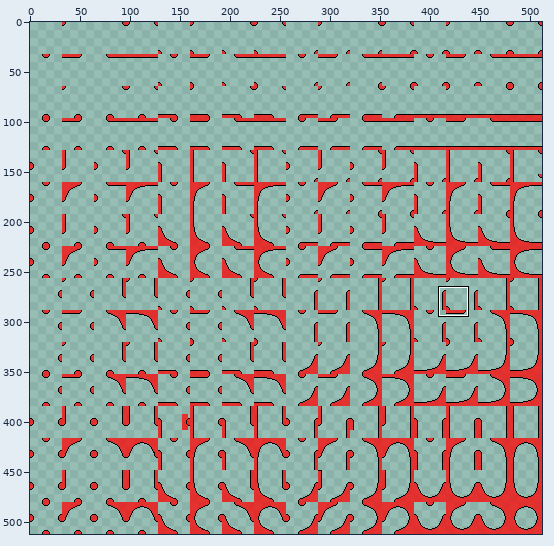
Sprite sheet: Solution/App/Resource/future_dot_1.png. The first picture is a wide view before the edit; the outline marks the close-up.
Close-up. The starting point:
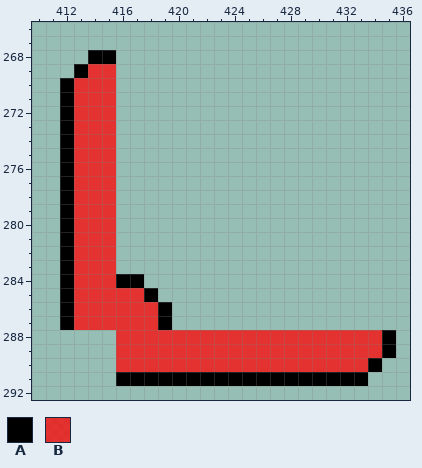
The file is 512x512 pixels. Shown: x 410..436, y 266..292. The commit also changed other parts of the picture, which this record leaves out.
Palette (. is transparent): A #000000  B #fd0303bf
Pixels before, first column x 412:
268 ..AA....................
269 .ABB....................
270 ABBB....................
271 ABBB....................
272 ABBB....................
273 ABBB....................
274 ABBB....................
275 ABBB....................
276 ABBB....................
277 ABBB....................
278 ABBB....................
279 ABBB....................
280 ABBB....................
281 ABBB....................
282 ABBB....................
283 ABBB....................
284 ABBBAA..................
285 ABBBBBA.................
286 ABBBBBBA................
287 ABBBBBBA................
288 ....BBBBBBBBBBBBBBBBBBBA
289 ....BBBBBBBBBBBBBBBBBBBA
290 ....BBBBBBBBBBBBBBBBBBA.
291 ....AAAAAAAAAAAAAAAAAA..
The result:
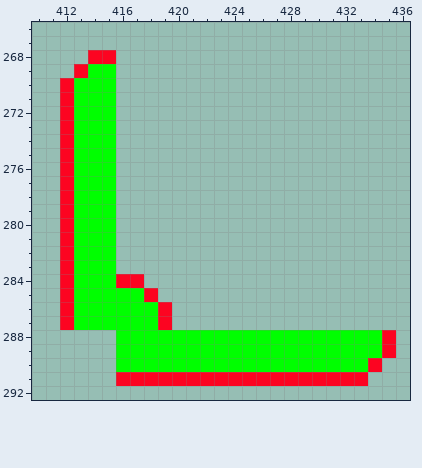
The exact change:
colour A: #000000 -> #fc0421
colour B: #fd0303bf -> #00ff00
